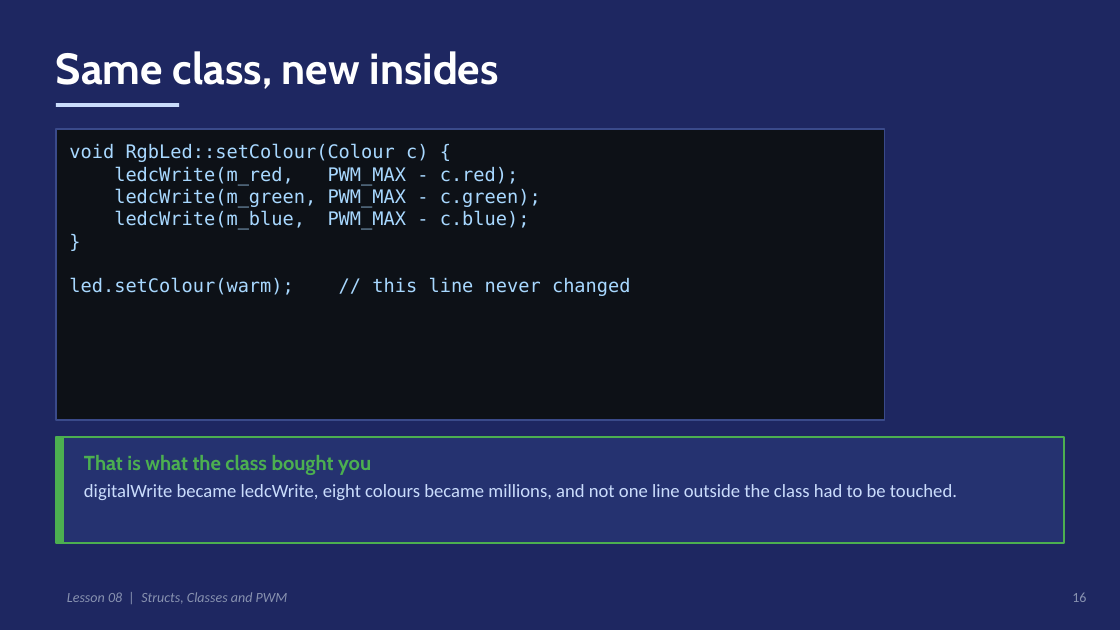
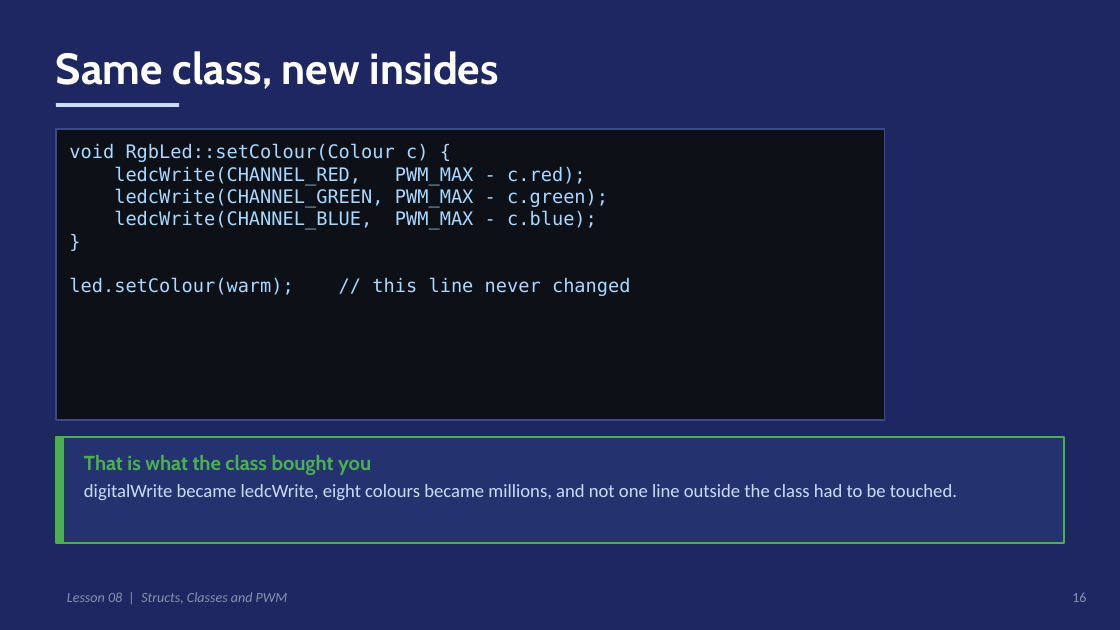
Before and after one commit to Anaga/embedded_cpp_2026_autumn, a slide deck: slide 16 of M2_L8/slides/lesson08.pptx. Drawn at 1120x630 pixels with LibreOffice and Linux fonts; fonts in the diff are those of the drawing. Boxes give left, top, right and bottom in pixels: in the first picture for what was removed or moved away, otherwise in the second. Text is boxed around its words. In the diff, an @@ line names an element or a change of style, - is before the commit and + after.

```diff
--- a/M2_L8/slides/lesson08.pptx
+++ b/M2_L8/slides/lesson08.pptx
@@ text at (x1=114, y1=166, x2=608, y2=230): text changed @@
-ledcWrite(m_red, PWM_MAX - c.red);
-ledcWrite(m_green, PWM_MAX - c.green);
-ledcWrite(m_blue, PWM_MAX - c.blue);
+ledcWrite(CHANNEL_RED, PWM_MAX - c.red);
+ledcWrite(CHANNEL_GREEN, PWM_MAX - c.green);
+ledcWrite(CHANNEL_BLUE, PWM_MAX - c.blue);
```
Also in this commit, not shown: 2 other slides changed, 1 other file.
